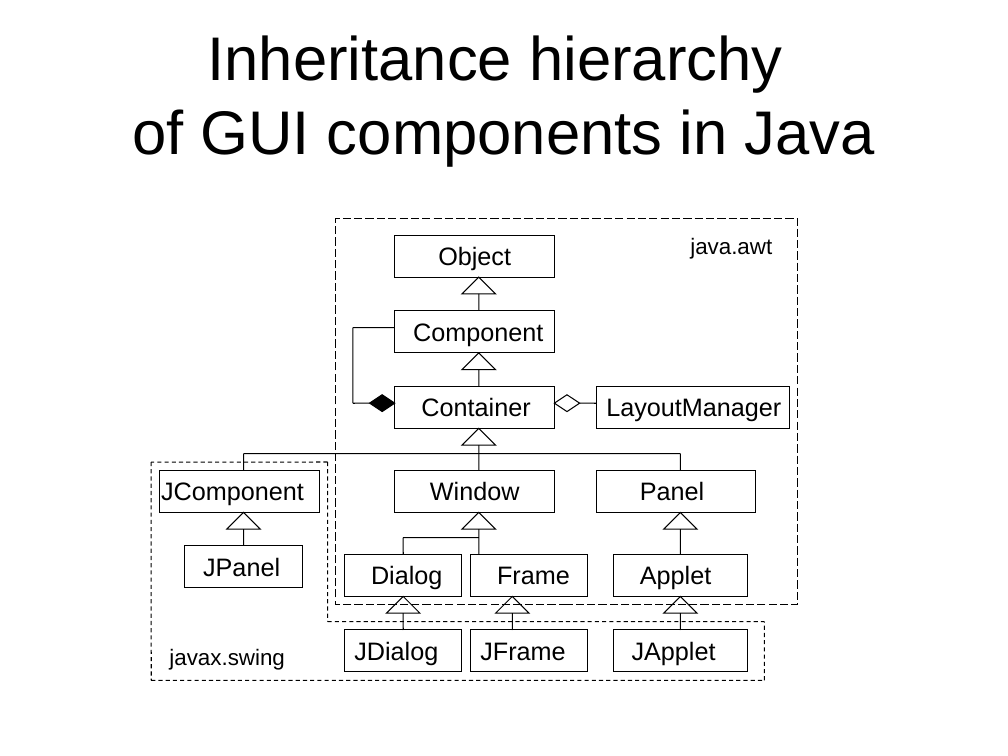
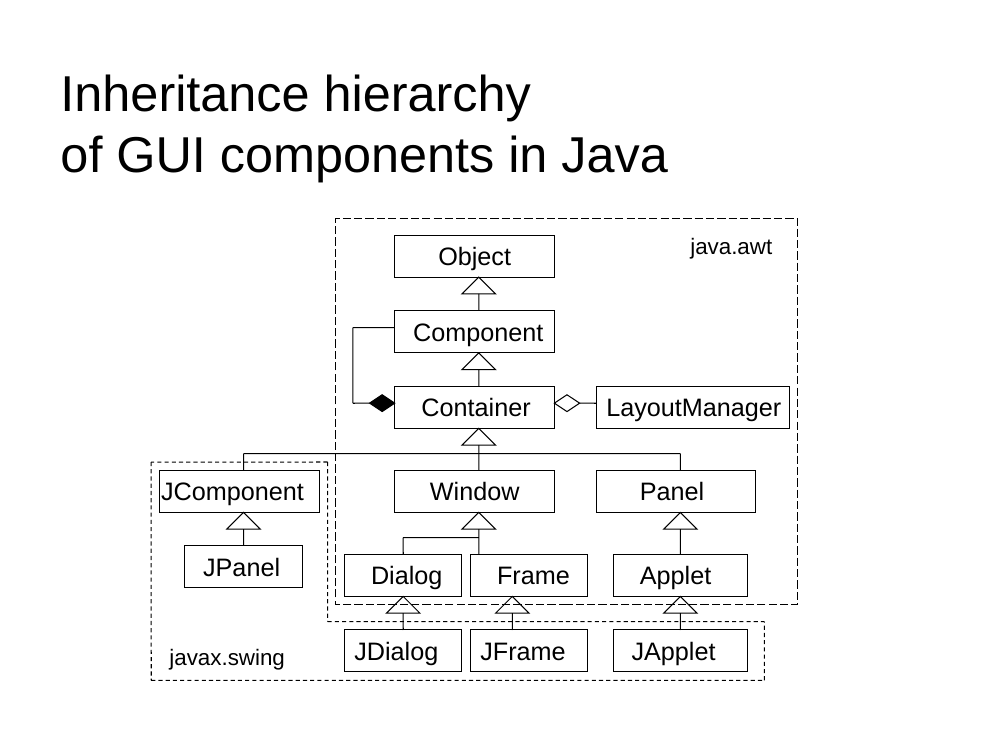
Before and after one commit to anh1901/SE1406_SWD391_Team7_PetCare_ProductDescription, a slide deck: slide 31 of Submission/SWD391_FPTSlide__ArchitectureOfUserInterface.ppt. Drawn at 1008x756 pixels with LibreOffice and Linux fonts; fonts in the diff are those of the drawing; background and template pictures are left out. Boxes give left, top, right and bottom in pixels: in the first picture for what was removed or moved away, otherwise in the second. Text is boxed around its words. In the diff, an @@ line names an element or a change of style, - is before the commit and + after.

```diff
--- a/Submission/SWD391_FPTSlide__ArchitectureOfUserInterface.ppt
+++ b/Submission/SWD391_FPTSlide__ArchitectureOfUserInterface.ppt
@@ title "Inheritance hierarchy of GUI components ...": place and size @@
-title "Inheritance hierarchy of GUI components ..." at (132, 35, 874, 166)
+title "Inheritance hierarchy of GUI components ..." at (60, 74, 667, 182)
@@ title "Inheritance hierarchy of GUI components ..." at (60, 74, 667, 182): size 44 to 36 pt; alignment centre to left @@
```
Also in this commit, not shown: 38 other slides changed.
